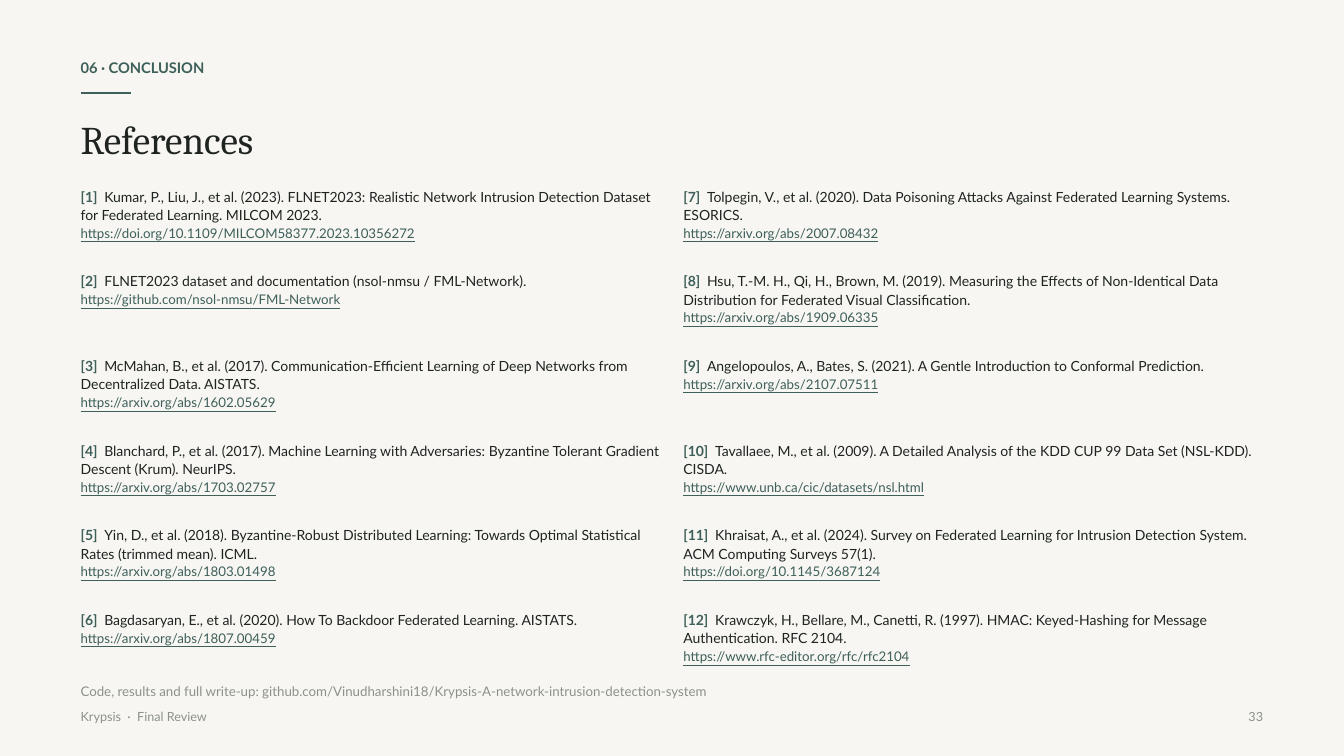
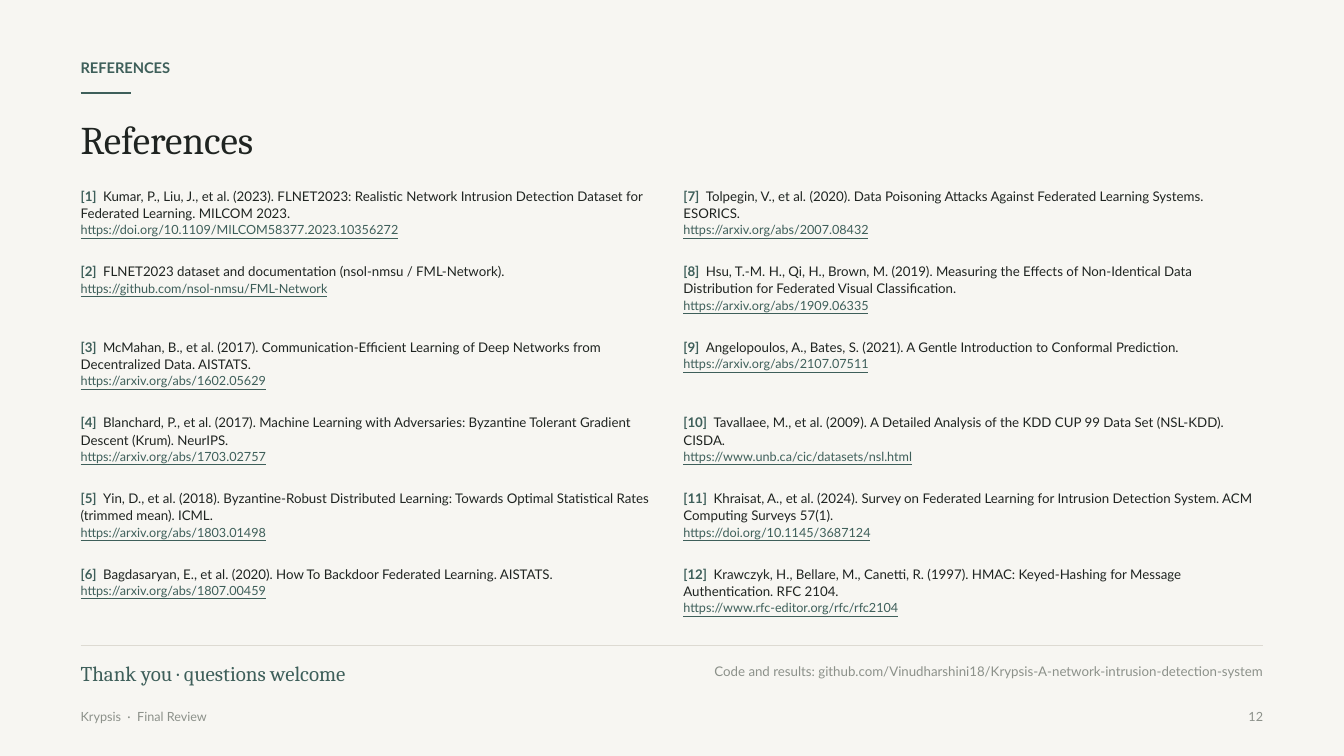
Before and after one commit to Vinudharshini18/Krypsis-A-network-intrusion-detection-system, a slide deck: slide 12 of presentation/Krypsis_Final_Review.pptx (slide 33 before the commit). Drawn at 1344x756 pixels with LibreOffice and Linux fonts; fonts in the diff are those of the drawing. Boxes give left, top, right and bottom in pixels: in the first picture for what was removed or moved away, otherwise in the second. Text is boxed around its words. In the diff, an @@ line names an element or a change of style, - is before the commit and + after.

```diff
--- a/presentation/Krypsis_Final_Review.pptx
+++ b/presentation/Krypsis_Final_Review.pptx
@@ text at (81, 62, 171, 73): text changed @@
-06 · CONCLUSION
+REFERENCES
@@ text "[1] Kumar, P., Liu, J., ..." at (81, 190, 643, 237): size 10 to 9.5 pt in "[1] Kumar, P., Liu, J., et al. ..."; size 9.5 to 9 pt in "https://doi.org/10.1109/MILCOM58377.2023.10356272"; line spacing 1.1 to 1.08 @@
@@ text "[7] Tolpegin, V., et al. ..." at (683, 190, 1204, 237): size 10 to 9.5 pt in "[7] Tolpegin, V., et al. (2020). Data ..."; size 9.5 to 9 pt in "https://arxiv.org/abs/2007.08432"; line spacing 1.1 to 1.08 @@
@@ text "[2] FLNET2023 dataset and documentation ...": place and size @@
-text "[2] FLNET2023 dataset and documentation ..." at (81, 275, 527, 307)
+text "[2] FLNET2023 dataset and documentation ..." at (81, 265, 504, 296)
@@ text "[2] FLNET2023 dataset and documentation ..." at (81, 265, 504, 296): size 10 to 9.5 pt in "[2] FLNET2023 dataset and documentation (nsol-nmsu / ..."; size 9.5 to 9 pt in "https://github.com/nsol-nmsu/FML-Network"; line spacing 1.1 to 1.08 @@
@@ text "[8] Hsu, T.-M. H., Qi, ...": place and size @@
-text "[8] Hsu, T.-M. H., Qi, ..." at (683, 275, 1218, 325)
+text "[8] Hsu, T.-M. H., Qi, ..." at (683, 265, 1192, 313)
@@ text "[8] Hsu, T.-M. H., Qi, ..." at (683, 265, 1192, 313): size 10 to 9.5 pt in "[8] Hsu, T.-M. H., Qi, H., Brown, ..."; size 9.5 to 9 pt in "https://arxiv.org/abs/1909.06335"; line spacing 1.1 to 1.08 @@
@@ text "[3] McMahan, B., et al. ...": place and size @@
-text "[3] McMahan, B., et al. ..." at (81, 360, 628, 410)
+text "[3] McMahan, B., et al. ..." at (81, 341, 601, 388)
@@ text "[3] McMahan, B., et al. ..." at (81, 341, 601, 388): size 10 to 9.5 pt in "[3] McMahan, B., et al. (2017). Communication-Efficient ..."; size 9.5 to 9 pt in "https://arxiv.org/abs/1602.05629"; line spacing 1.1 to 1.08 @@
@@ text "[9] Angelopoulos, A., Bates, S. ...": place and size @@
-text "[9] Angelopoulos, A., Bates, S. ..." at (683, 360, 1204, 392)
+text "[9] Angelopoulos, A., Bates, S. ..." at (683, 341, 1179, 371)
@@ text "[9] Angelopoulos, A., Bates, S. ..." at (683, 341, 1179, 371): size 10 to 9.5 pt in "[9] Angelopoulos, A., Bates, S. (2021). A ..."; size 9.5 to 9 pt in "https://arxiv.org/abs/2107.07511"; line spacing 1.1 to 1.08 @@
@@ text "[4] Blanchard, P., et al. ...": place and size @@
-text "[4] Blanchard, P., et al. ..." at (81, 445, 659, 495)
+text "[4] Blanchard, P., et al. ..." at (81, 416, 631, 464)
@@ text "[4] Blanchard, P., et al. ..." at (81, 416, 631, 464): size 10 to 9.5 pt in "[4] Blanchard, P., et al. (2017). Machine ..."; size 9.5 to 9 pt in "https://arxiv.org/abs/1703.02757"; line spacing 1.1 to 1.08 @@
@@ text "[10] Tavallaee, M., et al. ...": place and size @@
-text "[10] Tavallaee, M., et al. ..." at (683, 445, 1252, 495)
+text "[10] Tavallaee, M., et al. ..." at (683, 416, 1224, 463)
@@ text "[10] Tavallaee, M., et al. ..." at (683, 416, 1224, 463): size 10 to 9.5 pt in "[10] Tavallaee, M., et al. (2009). A ..."; size 9.5 to 9 pt in "https://www.unb.ca/cic/datasets/nsl.html"; line spacing 1.1 to 1.08 @@
@@ text "[5] Yin, D., et al. ...": place and size @@
-text "[5] Yin, D., et al. ..." at (81, 529, 641, 579)
+text "[5] Yin, D., et al. ..." at (81, 492, 649, 540)
@@ text "[5] Yin, D., et al. ..." at (81, 492, 649, 540): size 10 to 9.5 pt in "[5] Yin, D., et al. (2018). Byzantine-Robust ..."; size 9.5 to 9 pt in "https://arxiv.org/abs/1803.01498"; line spacing 1.1 to 1.08 @@
@@ text "[11] Khraisat, A., et al. ...": place and size @@
-text "[11] Khraisat, A., et al. ..." at (683, 529, 1247, 579)
+text "[11] Khraisat, A., et al. ..." at (683, 492, 1252, 540)
@@ text "[11] Khraisat, A., et al. ..." at (683, 492, 1252, 540): size 10 to 9.5 pt in "[11] Khraisat, A., et al. (2024). Survey ..."; size 9.5 to 9 pt in "https://doi.org/10.1145/3687124"; line spacing 1.1 to 1.08 @@
@@ text "[6] Bagdasaryan, E., et al. ...": place and size @@
-text "[6] Bagdasaryan, E., et al. ..." at (81, 614, 578, 646)
+text "[6] Bagdasaryan, E., et al. ..." at (81, 568, 553, 598)
@@ text "[6] Bagdasaryan, E., et al. ..." at (81, 568, 553, 598): size 10 to 9.5 pt in "[6] Bagdasaryan, E., et al. (2020). How ..."; size 9.5 to 9 pt in "https://arxiv.org/abs/1807.00459"; line spacing 1.1 to 1.08 @@
@@ text "[12] Krawczyk, H., Bellare, M., ...": place and size @@
-text "[12] Krawczyk, H., Bellare, M., ..." at (683, 614, 1207, 664)
+text "[12] Krawczyk, H., Bellare, M., ..." at (683, 568, 1181, 615)
@@ text "[12] Krawczyk, H., Bellare, M., ..." at (683, 568, 1181, 615): size 10 to 9.5 pt in "[12] Krawczyk, H., Bellare, M., Canetti, R. ..."; size 9.5 to 9 pt in "https://www.rfc-editor.org/rfc/rfc2104"; line spacing 1.1 to 1.08 @@
@@ line added from (81, 645) to (1263, 645), #DDDAD2 0.75 pt @@
@@ text added at (81, 666, 345, 686), 15 pt, text #3E5F5A @@
+Thank you · questions welcome
@@ text at (714, 666, 1262, 679): text changed @@
-Code, results and full write-up: github.com/Vinudharshini18/Krypsis-A-network-intrusion-detection-system
+Code and results: github.com/Vinudharshini18/Krypsis-A-network-intrusion-detection-system
@@ text at (1248, 712, 1263, 721): text changed @@
-33
+12
```
Also in this commit, not shown: 4 other slides changed, 6 slides added, 28 slides removed, 1 other file.
